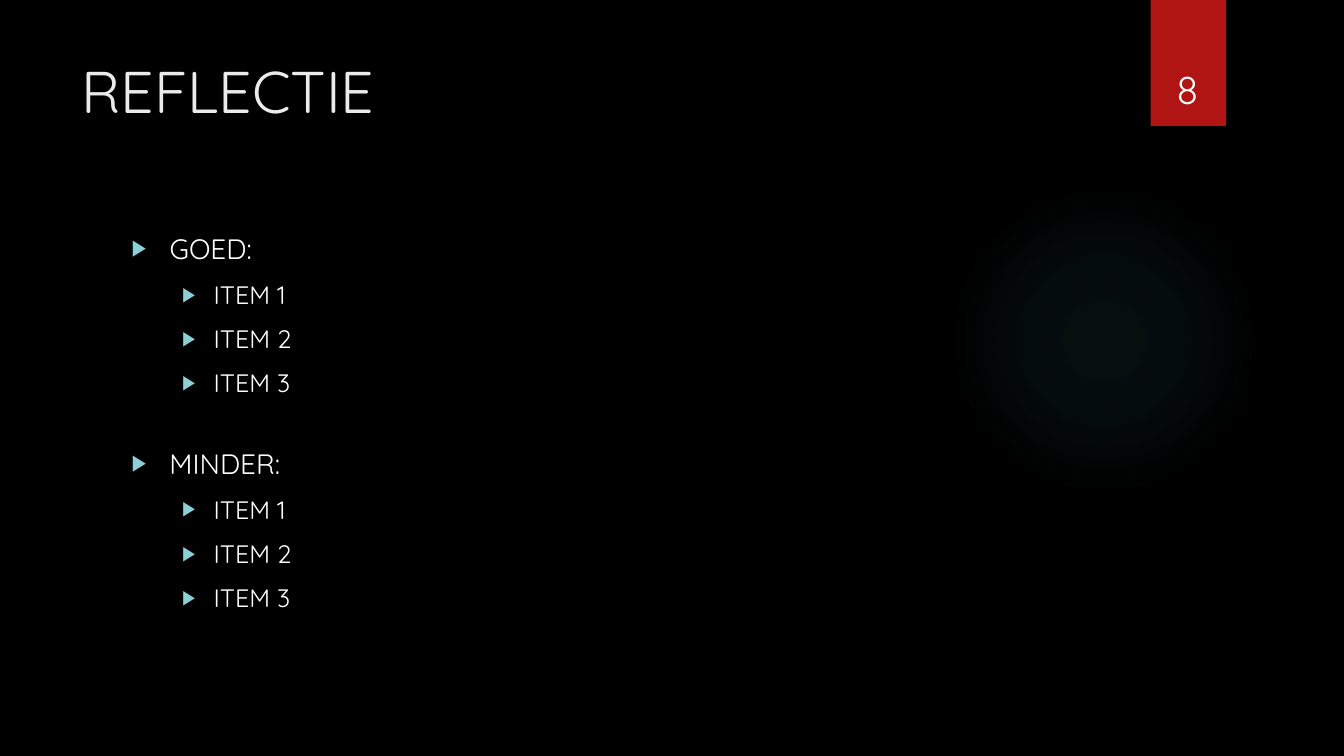
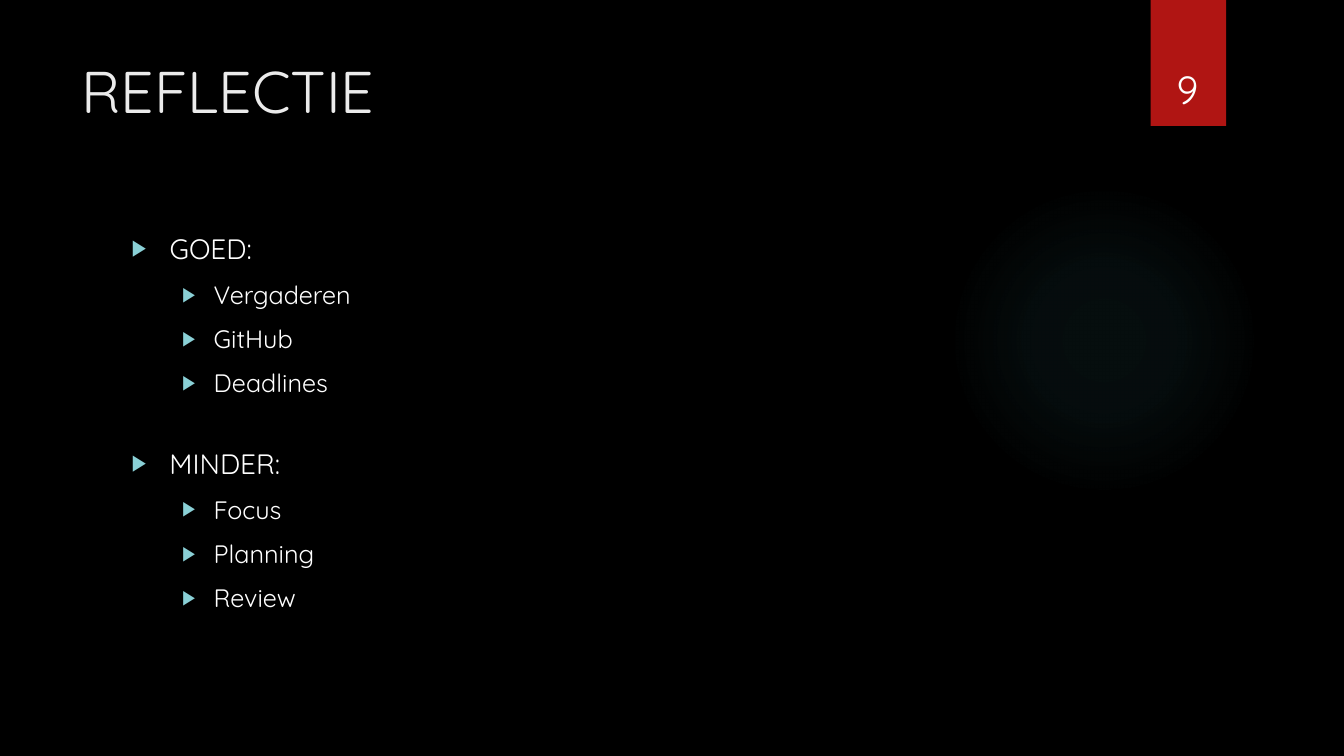
Before and after one commit to War0n/Empty-Backpack, a slide deck: slide 9 of Presentatie/EMPTYBACKPACK 1.pptx (slide 8 before the commit). Drawn at 1344x756 pixels with LibreOffice and Linux fonts; fonts in the diff are those of the drawing; background and template pictures are left out. Boxes give left, top, right and bottom in pixels: in the first picture for what was removed or moved away, otherwise in the second. Text is boxed around its words. In the diff, an @@ line names an element or a change of style, - is before the commit and + after.

```diff
--- a/Presentatie/EMPTYBACKPACK 1.pptx
+++ b/Presentatie/EMPTYBACKPACK 1.pptx
@@ page number at bbox=[1177, 76, 1199, 105]: text changed @@
-8
+9
@@ text at bbox=[214, 285, 351, 393]: text changed @@
-  ▶ ITEM 1
-  ▶ ITEM 2
-  ▶ ITEM 3
+  ▶ Vergaderen
+  ▶ GitHub
+  ▶ Deadlines
@@ text at bbox=[214, 501, 315, 608]: text changed @@
-  ▶ ITEM 1
-  ▶ ITEM 2
-  ▶ ITEM 3
+  ▶ Focus
+  ▶ Planning
+  ▶ Review
```
Also in this commit, not shown: 2 other slides changed, 1 slide added.
